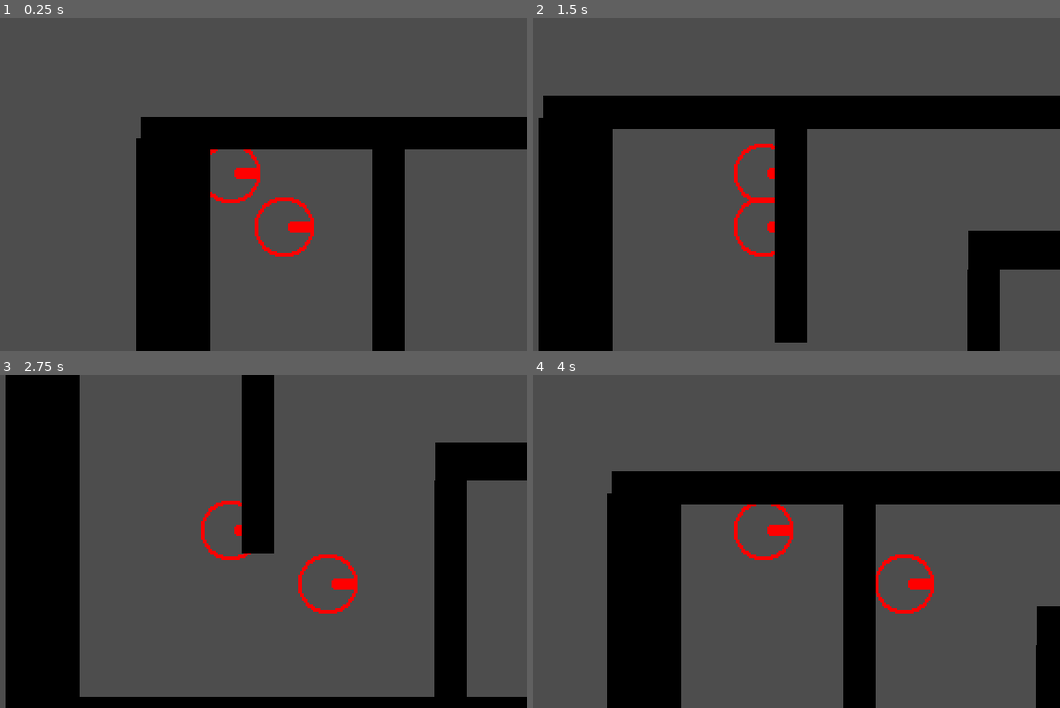
Above: before the commit, frames 1-4 (two rows, left to right).
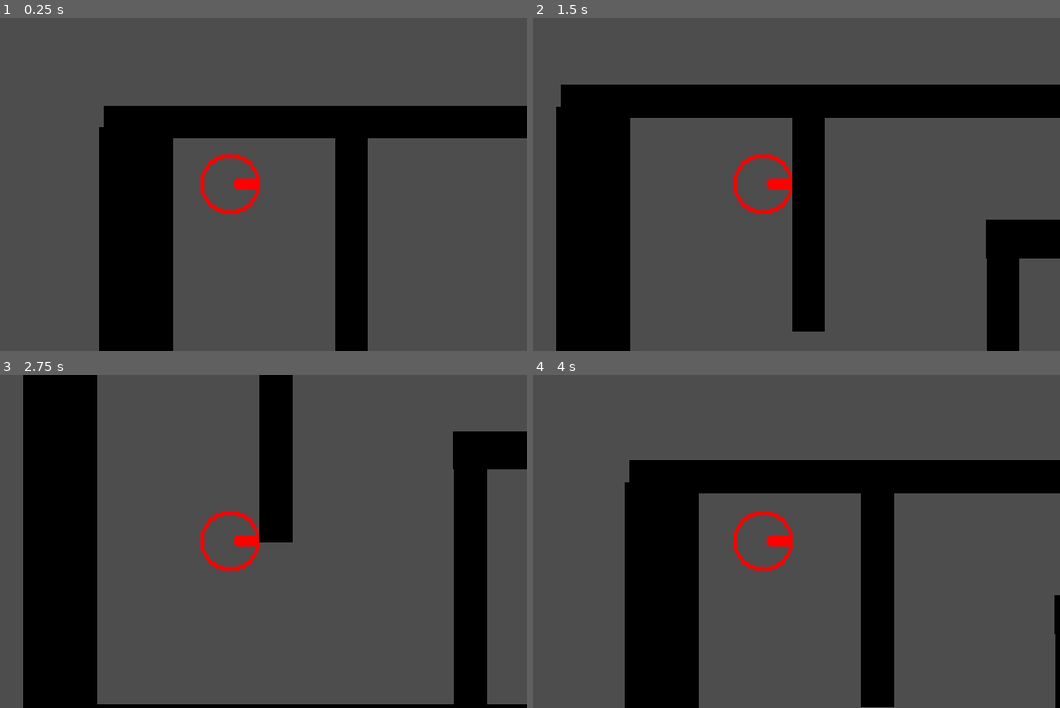
Above: after the commit, the same moments.

Repository: captaindecoy/maze
Game: Godot game, scene res://node_2d.tscn
Same seed, same stepped clock (60 frames per second), same inputs: the game is played once before the commit and once after it.
Inputs (mouse positions are in pixels of both pictures, inside the frame that each line leads up to):
- Up to frame 1 (0.25 s): no input
- Up to frame 2 (1.5 s): tap Enter at 0.5 s; move the mouse to (896, 167) at 0.52 s; hold Right (move_right) 0.53-1.28 s; move the mouse to (643, 201) at 1.27 s; hold Down (move_down) from 1.28 s (still down)
- Up to frame 3 (2.75 s): move the mouse to (289, 468) at 2.02 s; release Down (move_down) at 2.03 s; hold Right (move_right) from 2.03 s (still down)
- Up to frame 4 (4 s): move the mouse to (733, 608) at 2.77 s; release Right (move_right) at 2.78 s; hold Up (move_up) 2.78-3.53 s; move the mouse to (944, 591) at 3.52 s; hold Left (move_left) from 3.53 s (still down)

The runs differ from the first frame. In frame 1, 23% of the frame differs, in the area x 18-100%, y 26-100%; in frame 2, 18%; in frame 3, 19%; in frame 4, 16%.

Commit message:
- Player can now fire a bullet that moves in the facing direction (right analog stick)

Diff:
--- /dev/null
+++ b/BulletRigidBody2D.gd
@@ -0,0 +1,14 @@
+extends Area2D
+
+@export var speed: int = 500
+
+# Called when the node enters the scene tree for the first time.
+func _ready():
+	pass # Replace with function body.
+	#rotation += 45;
+
+
+# Called every frame. 'delta' is the elapsed time since the previous frame.
+func _process(delta):
+	position += transform.x * speed * delta
+	#print(rotation)
--- a/Player2.gd
+++ b/Player2.gd
@@ -3,6 +3,8 @@
 @export var speed = 200
 @export var friction = 0.01
 @export var acceleration = 0.1
+
+var bullet_scene = preload("res://bullet.tscn")
 
 func get_input():
 	var input = Vector2()
@@ -17,13 +19,19 @@
 	return input
 
 func _physics_process(delta):
+	if(Input.is_action_just_pressed("shoot")):
+		var instance = bullet_scene.instantiate()
+		owner.add_child(instance)
+		#instance.rotation = rotation
+		#instance.transform.x = transform.x
+		instance.transform = transform
 	var rs_look : Vector2 = Vector2(0,0)
 	var deadzone = 0.3
 	rs_look.y = Input.get_joy_axis(0, JOY_AXIS_RIGHT_Y)
 	rs_look.x = Input.get_joy_axis(0, JOY_AXIS_RIGHT_X)
 	if rs_look.length() >= deadzone:
-		#rotation = rs_look.angle()
-		$AnimatedSprite2D.rotation = rs_look.angle()
+		rotation = rs_look.angle()
+		#$AnimatedSprite2D.rotation = rs_look.angle()
 	#$AnimatedSprite2D.look_at(get_global_mouse_position())
 	#$AnimatedSprite2D.look_at(rightStick)
 	var direction = get_input()
--- /dev/null
+++ b/bullet.tscn
@@ -0,0 +1,23 @@
+[gd_scene load_steps=4 format=3 uid="uid://i1y83s1f1i7w"]
+
+[ext_resource type="Texture2D" uid="uid://d0cs55eakg22v" path="res://spr_projectile_0.png" id="1_omwam"]
+[ext_resource type="Script" path="res://BulletRigidBody2D.gd" id="1_ppgws"]
+
+[sub_resource type="CapsuleShape2D" id="CapsuleShape2D_noc31"]
+radius = 8.0
+height = 26.0
+
+[node name="Bullet" type="Node2D"]
+
+[node name="BulletArea2D" type="Area2D" parent="."]
+collision_layer = 2
+monitorable = false
+script = ExtResource("1_ppgws")
+metadata/_edit_group_ = true
+
+[node name="BulletSprite" type="Sprite2D" parent="BulletArea2D"]
+texture = ExtResource("1_omwam")
+
+[node name="CollisionShape2D" type="CollisionShape2D" parent="BulletArea2D"]
+rotation = 1.5708
+shape = SubResource("CapsuleShape2D_noc31")
--- a/node_2d.tscn
+++ b/node_2d.tscn
@@ -17,8 +17,7 @@
 "speed": 5.0
 }]
 
-[sub_resource type="RectangleShape2D" id="RectangleShape2D_uo110"]
-size = Vector2(12, 16)
+[sub_resource type="CircleShape2D" id="CircleShape2D_qp8l3"]
 
 [sub_resource type="SpriteFrames" id="SpriteFrames_fpwnl"]
 animations = [{
@@ -48,27 +47,25 @@
 sprite_frames = SubResource("SpriteFrames_7dxvu")
 
 [node name="Player" type="CharacterBody2D" parent="."]
-position = Vector2(-137, -74)
+position = Vector2(40, 40)
 script = ExtResource("3_wa2xu")
 speed = 120
 friction = 0.2
 
 [node name="CollisionShape2D" type="CollisionShape2D" parent="Player"]
-position = Vector2(157, 102)
-shape = SubResource("RectangleShape2D_uo110")
+scale = Vector2(1.56, 1.56)
+shape = SubResource("CircleShape2D_qp8l3")
 
 [node name="AnimatedSprite2D" type="AnimatedSprite2D" parent="Player"]
-position = Vector2(157, 102)
 sprite_frames = SubResource("SpriteFrames_fpwnl")
 
 [node name="Camera2D" type="Camera2D" parent="Player"]
-position = Vector2(157, 108)
 
 [node name="Walls" type="Node" parent="."]
 
 [node name="NewWall5" type="StaticBody2D" parent="Walls"]
-position = Vector2(205, 165)
-scale = Vector2(0.440001, 7.4)
+position = Vector2(206, 167)
+scale = Vector2(0.440001, 8.56)
 metadata/_edit_group_ = true
 
 [node name="WhitePixelpng" type="Sprite2D" parent="Walls/NewWall5"]
@@ -109,8 +106,8 @@
 shape = SubResource("RectangleShape2D_i68bs")
 
 [node name="NewWall2" type="StaticBody2D" parent="Walls"]
-position = Vector2(98, 218)
-scale = Vector2(10, 1)
+position = Vector2(98, 225)
+scale = Vector2(10, 0.72)
 metadata/_edit_group_ = true
 
 [node name="WhitePixelpng" type="Sprite2D" parent="Walls/NewWall2"]
@@ -151,8 +148,8 @@
 shape = SubResource("RectangleShape2D_i68bs")
 
 [node name="NewWall7" type="StaticBody2D" parent="Walls"]
-position = Vector2(210, 264)
-scale = Vector2(13.0539, -1.29342)
+position = Vector2(210, 273)
+scale = Vector2(13.0539, -0.733422)
 metadata/_edit_group_ = true
 
 [node name="WhitePixelpng" type="Sprite2D" parent="Walls/NewWall7"]
@@ -247,20 +244,3 @@
 [node name="CollisionShape2D" type="CollisionShape2D" parent="Walls/NewWall13"]
 position = Vector2(10, -2)
 shape = SubResource("RectangleShape2D_i68bs")
-
-[node name="Player2" type="CharacterBody2D" parent="."]
-position = Vector2(-108, -45)
-script = ExtResource("3_wa2xu")
-speed = 120
-friction = 0.2
-
-[node name="CollisionShape2D" type="CollisionShape2D" parent="Player2"]
-position = Vector2(157, 102)
-shape = SubResource("RectangleShape2D_uo110")
-
-[node name="AnimatedSprite2D" type="AnimatedSprite2D" parent="Player2"]
-position = Vector2(157, 102)
-sprite_frames = SubResource("SpriteFrames_fpwnl")
-
-[node name="Camera2D" type="Camera2D" parent="Player2"]
-position = Vector2(157, 108)
--- a/project.godot
+++ b/project.godot
@@ -51,6 +51,12 @@
 , Object(InputEventKey,"resource_local_to_scene":false,"resource_name":"","device":-1,"window_id":0,"alt_pressed":false,"shift_pressed":false,"ctrl_pressed":false,"meta_pressed":false,"pressed":false,"keycode":0,"physical_keycode":83,"key_label":0,"unicode":115,"echo":false,"script":null)
 ]
 }
+shoot={
+"deadzone": 0.5,
+"events": [Object(InputEventJoypadButton,"resource_local_to_scene":false,"resource_name":"","device":-1,"button_index":0,"pressure":0.0,"pressed":true,"script":null)
+, Object(InputEventJoypadMotion,"resource_local_to_scene":false,"resource_name":"","device":-1,"axis":5,"axis_value":1.0,"script":null)
+]
+}
 
 [rendering]
 
Binary file added: spr_projectile_0.png
Not shown, added: spr_projectile_0.png.import
